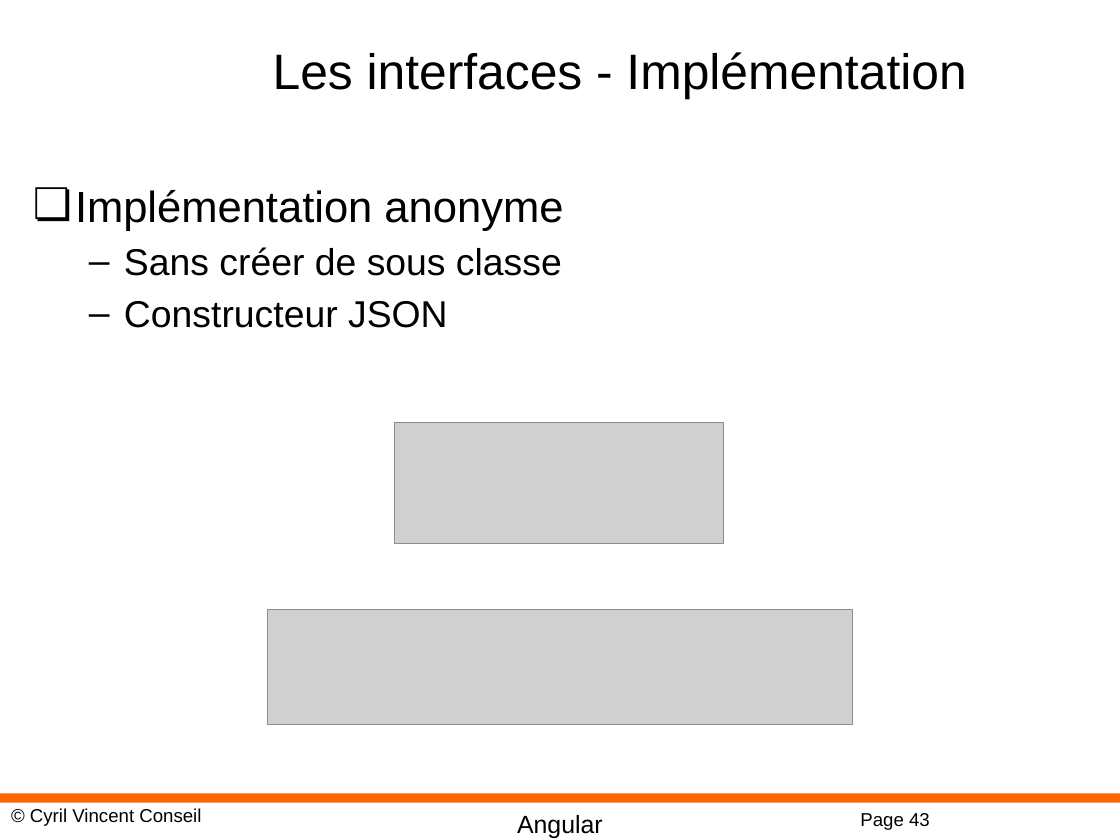
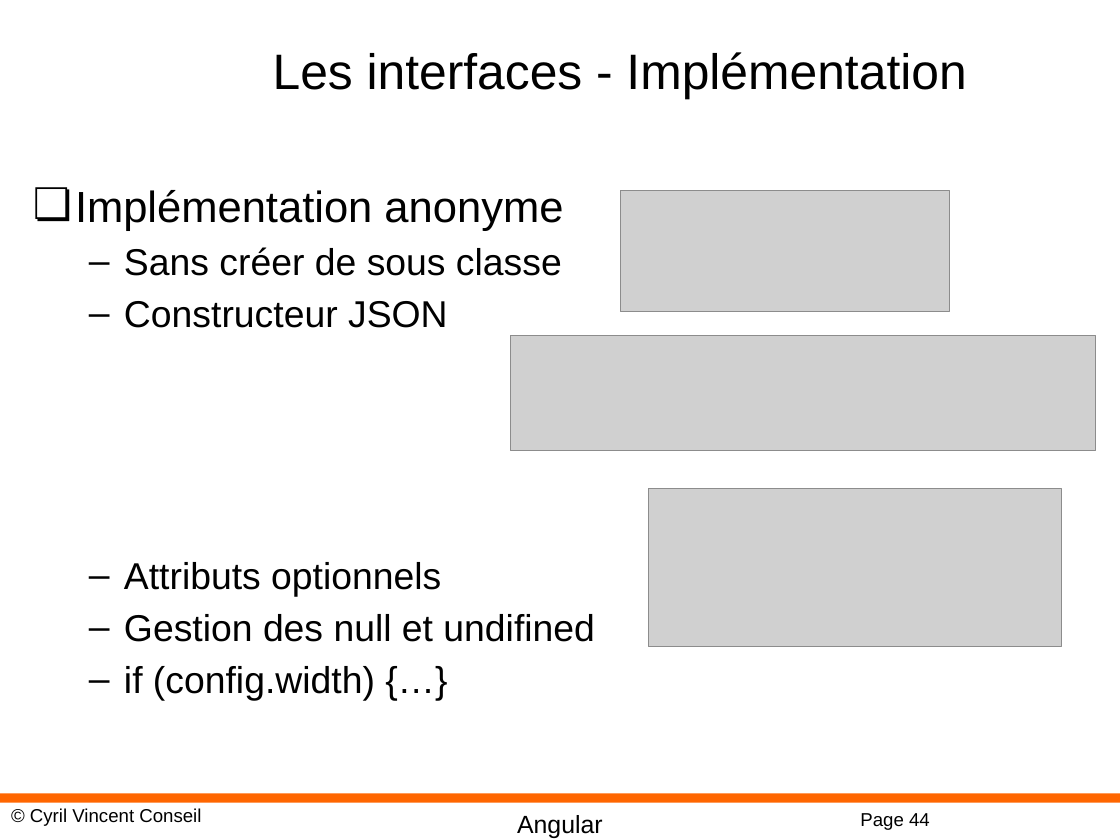
Before and after one commit to cyrilvincent/angular, a slide deck: slide 44 of PPT/Angular10-TSOO.pptx (slide 43 before the commit). Drawn at 1120x840 pixels with LibreOffice and Linux fonts; fonts in the diff are those of the drawing; grey boxes stand for pictures; background and template pictures are left out. Boxes give left, top, right and bottom in pixels: in the first picture for what was removed or moved away, otherwise in the second. Text is boxed around its words. In the diff, an @@ line names an element or a change of style, - is before the commit and + after.

```diff
--- a/PPT/Angular10-TSOO.pptx
+++ b/PPT/Angular10-TSOO.pptx
@@ picture: place and size @@
-picture at (394,422,724,543)
+picture at (620,190,950,311)
@@ picture: place and size @@
-picture at (268,609,853,725)
+picture at (510,335,1095,450)
@@ picture added at (648,488,1062,646) @@
@@ text at (124,562,595,701): paragraphs added @@
+  – Attributs optionnels
+  – Gestion des null et undifined
+  – if (config.width) {…}
@@ page number at (860,813,930,830): text changed @@
-Page 43
+Page 44
```
Also in this commit, not shown: 2 other slides changed, 1 slide added, 22 other files.
